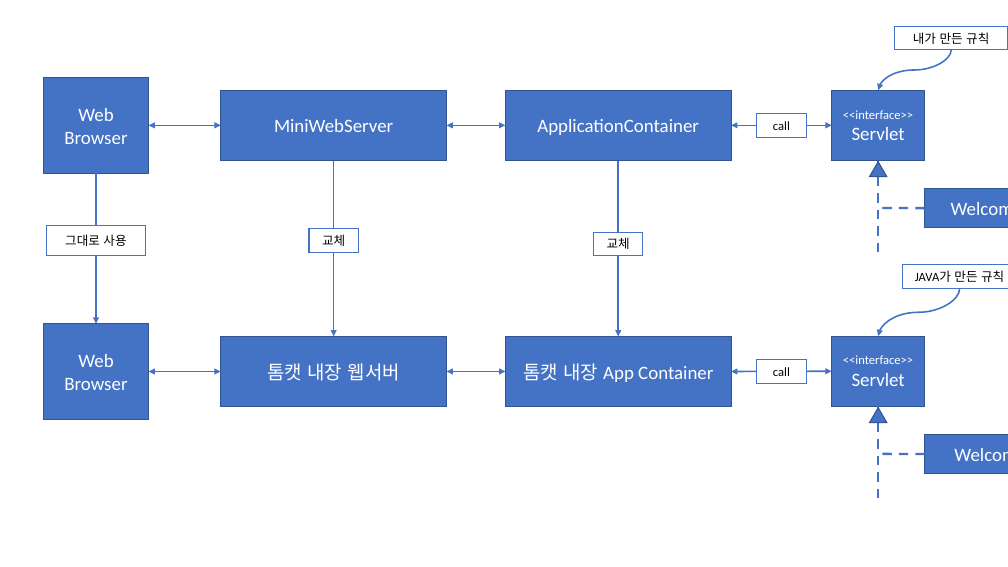
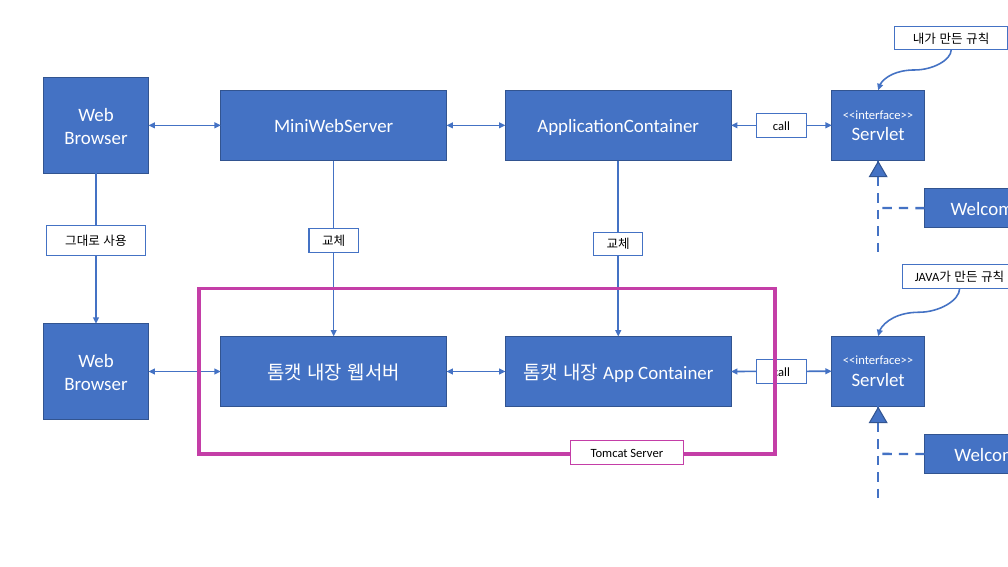
Before and after one commit to Dingadung/2022-study-workspace, a slide deck: slide 3 of study-note/자바/2022-09-19 내용정리.pptx. Drawn at 1008x567 pixels with LibreOffice and Linux fonts; fonts in the diff are those of the drawing. Boxes give left, top, right and bottom in pixels: in the first picture for what was removed or moved away, otherwise in the second. Text is boxed around its words. In the diff, an @@ line names an element or a change of style, - is before the commit and + after.

```diff
--- a/study-note/자바/2022-09-19 내용정리.pptx
+++ b/study-note/자바/2022-09-19 내용정리.pptx
@@ rectangle added at [199, 289, 775, 454], outline #C43EA7 3.25 pt @@
@@ rectangle added at [570, 441, 684, 464], fill #FFFFFF, outline #C43EA7 1 pt, 12 pt, text #000000 @@
+Tomcat Server
```
Also in this commit, not shown: 7 other files.
